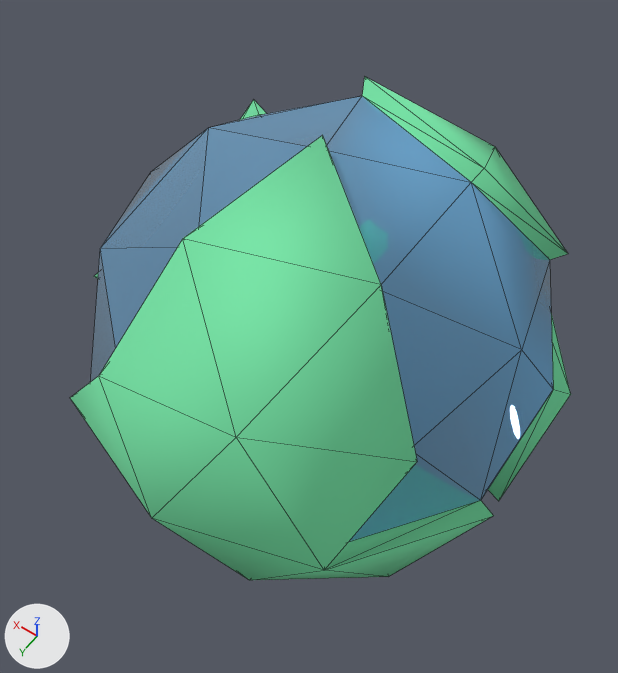
A saved change to the glTF model public/models/globe.gltf.
The view is the same before and after, from a camera (50 mm lens) standing at (-1.64, 2.41, 3.68) and looking at (0.03, 0.06, -0.01). Every picture has the same lights, and +X, +Y and +Z are marked at lower left. Mesh edges are drawn as thin lines. Where no turn or scale is listed for an object, it has been applied to the vertices.
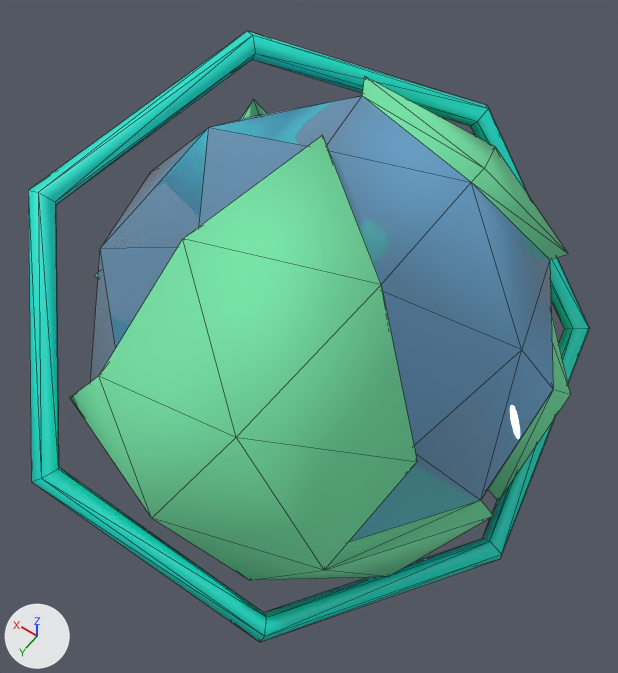
Commit message: add ring to webring

What differs and where, as boxes [x1, y1, x2, y2] in the pictures (618 x 673 px):
'Torus', added (cyan): after [28, 31, 590, 642]

What changed in the scene script:
```text
Add mat_material:
    mat_material = principled_material('Material')
    mat_material.base_color = (0.0, 0.8, 0.64)  # cyan #00e7d1
Add me_torus:
    me_torus.from_pydata(...)  # 35 vertices, 70 faces; spans x -1.36..1.39, y -1.58..1.53, z -1.01..1.06
    me_torus.materials.append(mat_material)  # cyan #00e7d1
Add ob_torus:
    ob_torus = bpy.data.objects.new('Torus', me_torus)
    ob_torus.location = (0.0, 0.0, 0.0)
```
